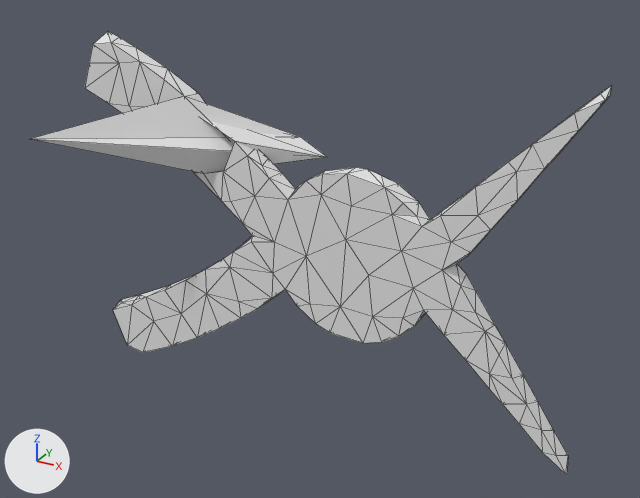
Two versions of the OBJ model mesh_cnn/datasets/random_walks/T282.obj, one commit apart.
Before and after are seen from a 50 mm camera at (1.089, -1.87, 0.924) aimed at (0.074, -0.024, 0.001). The axes (+X, +Y, +Z) are drawn at lower left. The lights are the same throughout. Mesh edges are drawn as thin lines. Where no turn or scale is listed for an object, it has been applied to the vertices.

Objects in the first picture: 'T282'.
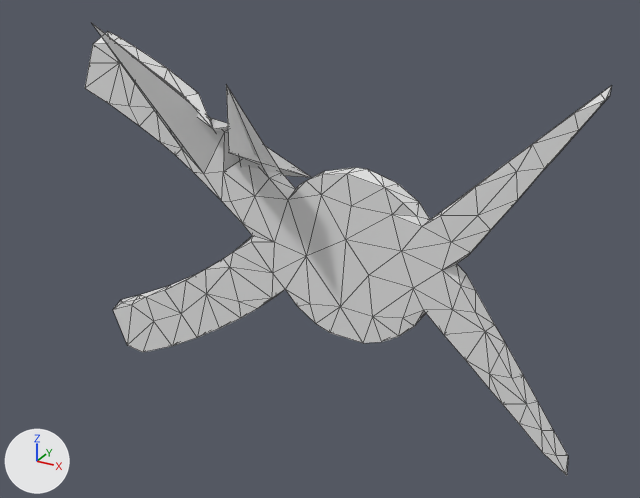
Where the change shows, as pixel boxes [x1, y1, x2, y2] in the pictures (640 x 498 px; the box of a moved part takes in the faces that stretch with it):
'T282', reshaped (9% narrower)
    before: [31, 31, 612, 475]
    after: [85, 23, 612, 475]
part 1 of me_t282, moved or reshaped
    before: [31, 93, 327, 173]
    after: [92, 23, 312, 178]

Edits to the bpy script that builds the scene:
```text
Change me_t282:
    where me_t282.from_pydata(...)  # 252 vertices, 500 faces; spans x -0.678..0.766, y -0.328..0.149, z -0.501..0.494
    used by ob_t282; location = (0.0, 0.0, 0.0)
    me_t282 part 1
    me_t282.vertices[144].co: (-0.109, 0.028, 0.203) -> (-0.053, -0.232, 0.461)  # pixel (268, 158) -> pixel (226, 84)
    me_t282.vertices[149].co: (-0.145, 0.025, 0.231) -> (-0.036, -0.256, 0.308)  # not seen -> pixel (228, 152)
    me_t282.vertices[163].co: (-0.176, -0.028, 0.256) -> (-0.115, 0.272, 0.075)  # pixel (234, 141) -> pixel (312, 177)
    me_t282.vertices[165].co: (-0.348, -0.011, 0.321) -> (-0.21, 0.027, 0.278)
    me_t282.vertices[169].co: (0.002, 0.149, 0.19) -> (-0.207, -0.028, 0.277)  # pixel (327, 157) -> pixel (224, 131)
    me_t282.vertices[178].co: (-0.08, 0.148, 0.235) -> (-0.252, -0.028, 0.307)  # pixel (300, 137) -> pixel (209, 117)
    me_t282.vertices[179].co: (-0.196, 0.022, 0.214) -> (-0.099, -0.226, 0.348)  # not seen -> pixel (213, 129)
    me_t282.vertices[189].co: (-0.595, -0.328, 0.279) -> (-0.495, -0.17, 0.553)  # pixel (29, 139) -> pixel (91, 22)
```
